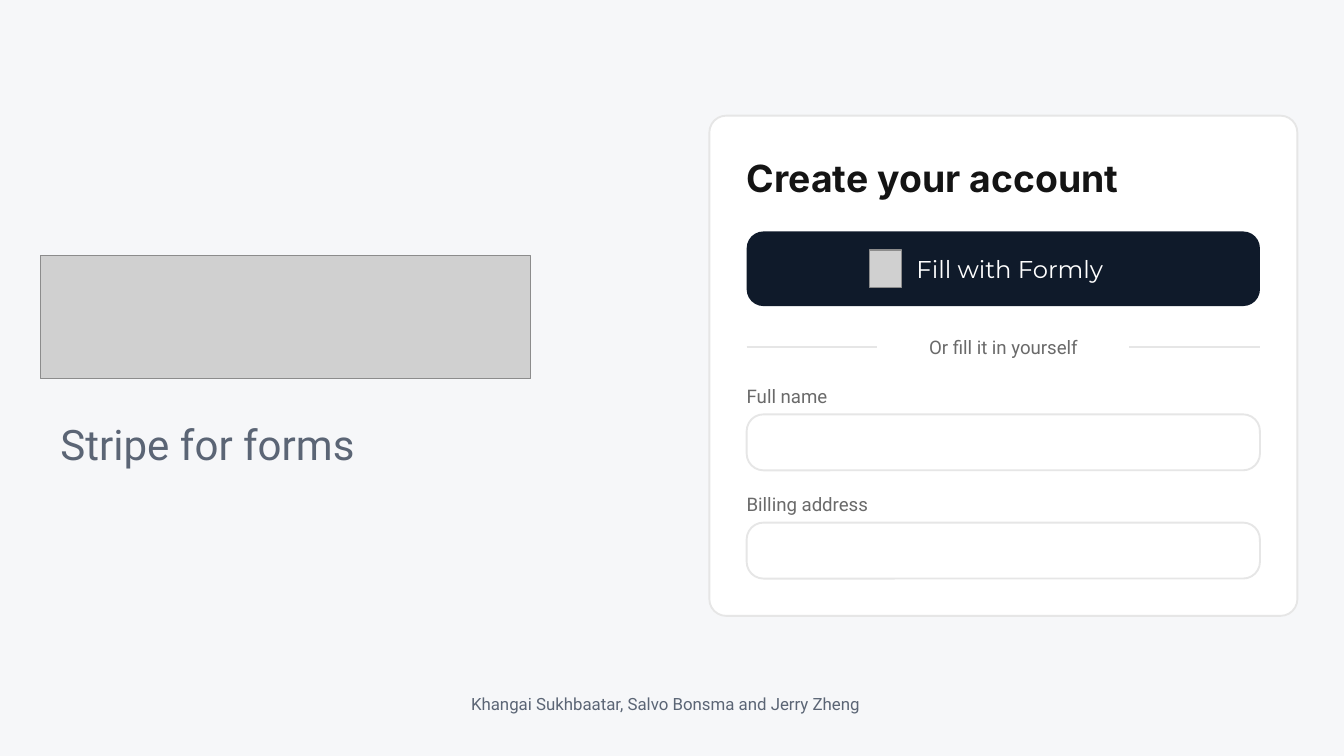
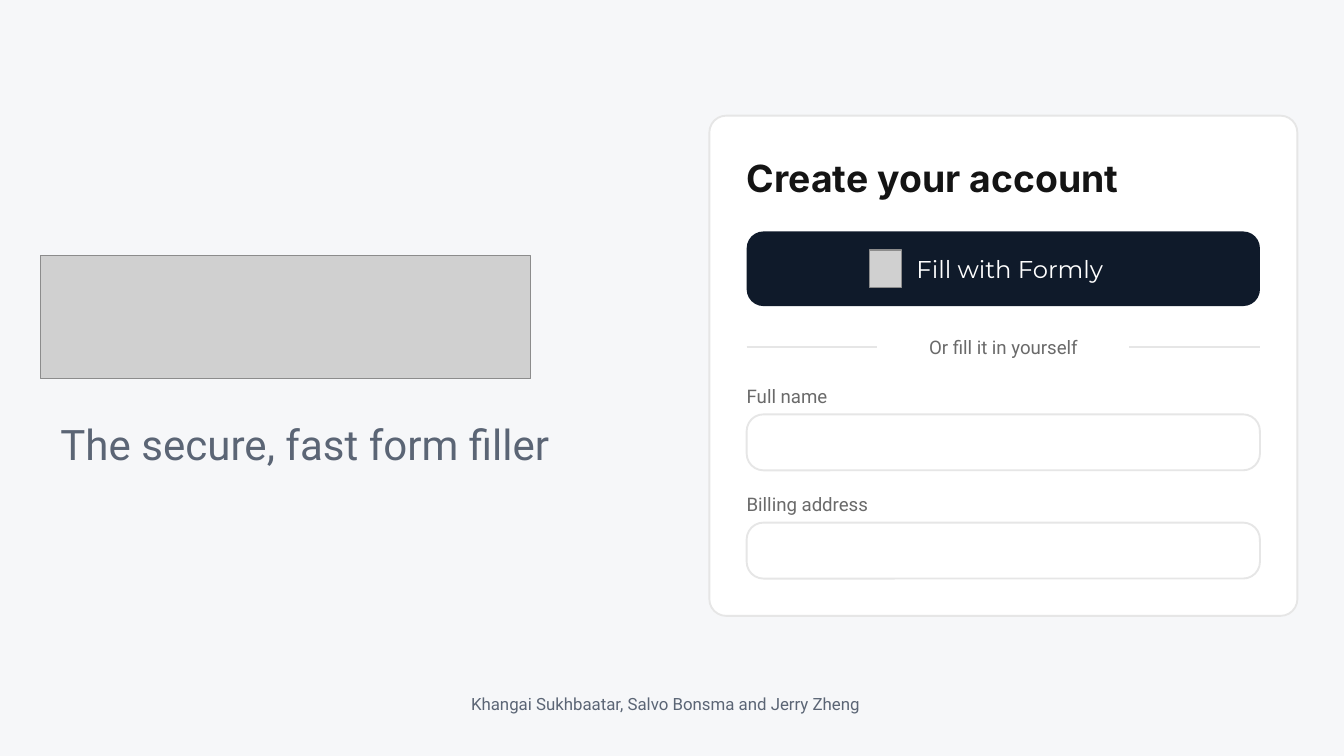
Before and after one commit to salvobonsma/DubHacks2026, a slide deck: slide 1 of deck/Formly-deck.pptx. Drawn at 1344x756 pixels with LibreOffice and Linux fonts; fonts in the diff are those of the drawing; grey boxes stand for pictures. Boxes give left, top, right and bottom in pixels: in the first picture for what was removed or moved away, otherwise in the second. Text is boxed around its words. In the diff, an @@ line names an element or a change of style, - is before the commit and + after.

```diff
--- a/deck/Formly-deck.pptx
+++ b/deck/Formly-deck.pptx
@@ text at box(60, 428, 549, 466): text changed @@
-Stripe for forms
+The secure, fast form filler
```
Also in this commit, not shown: 5 other slides changed, 3 other files.
